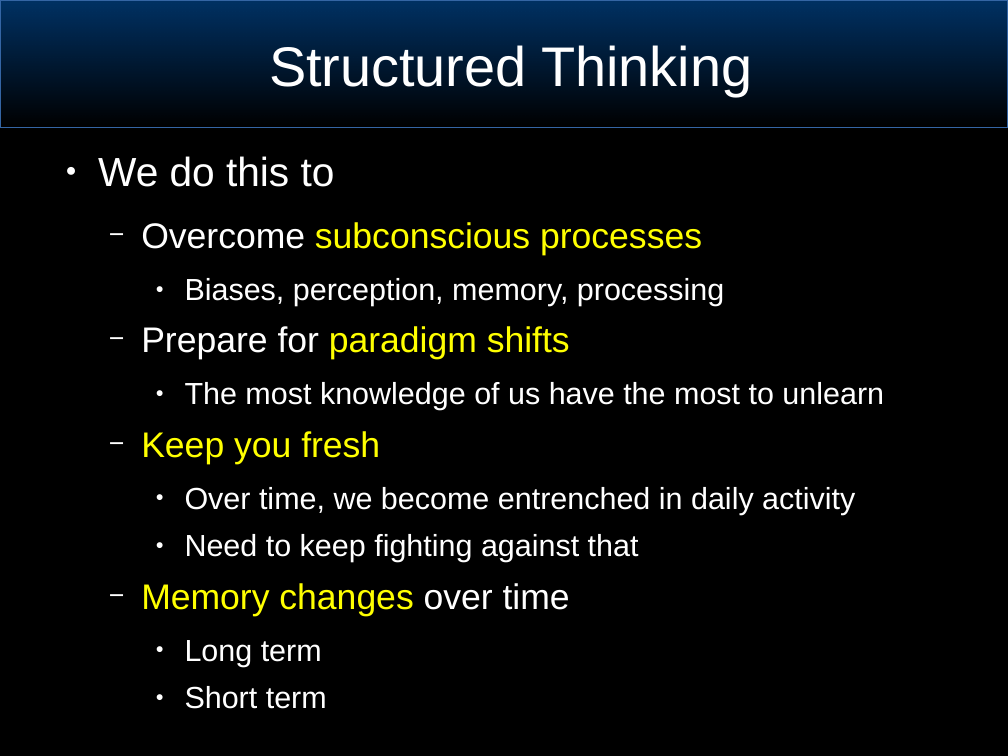
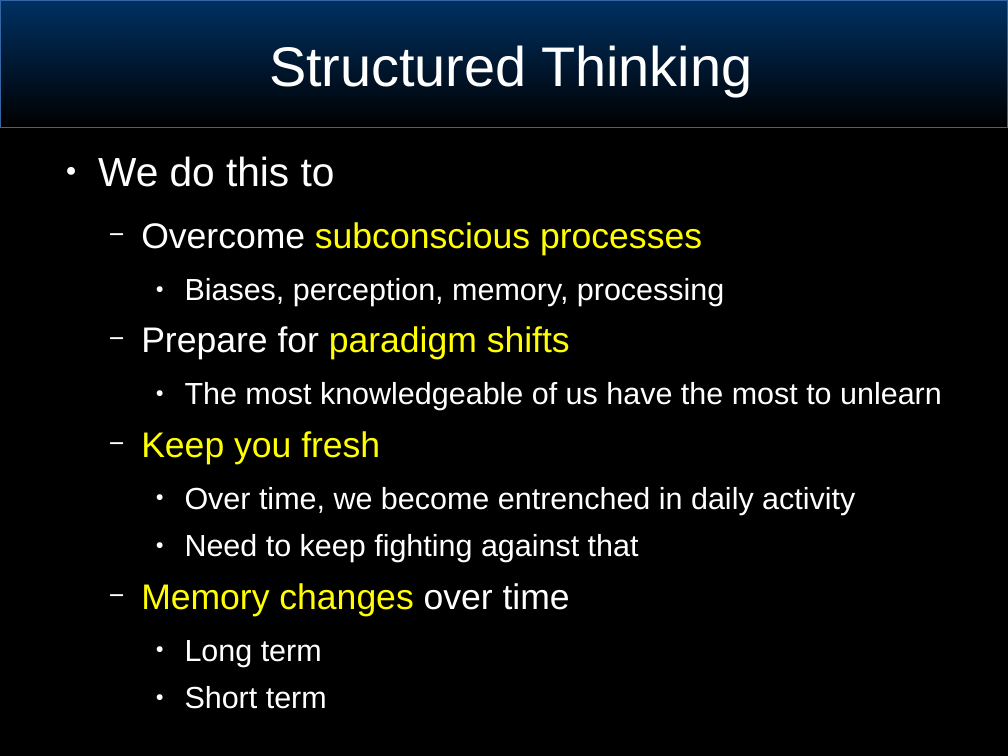
Before and after one commit to joeblankenship1/Critical_Thinking, a slide deck: slide 20 of CriticalThinkingPrimer.odp. Drawn at 1008x756 pixels with LibreOffice and Linux fonts; fonts in the diff are those of the drawing; background and template pictures are left out. Boxes give left, top, right and bottom in pixels: in the first picture for what was removed or moved away, otherwise in the second. Text is boxed around its words. In the diff, an @@ line names an element or a change of style, - is before the commit and + after.

Commit message:
updates

```diff
--- a/CriticalThinkingPrimer.odp
+++ b/CriticalThinkingPrimer.odp
@@ text at bbox=[185, 382, 942, 410]: text changed @@
-    ● The most knowledge of us have the most to unlearn
+    ● The most knowledgeable of us have the most to unlearn
```
